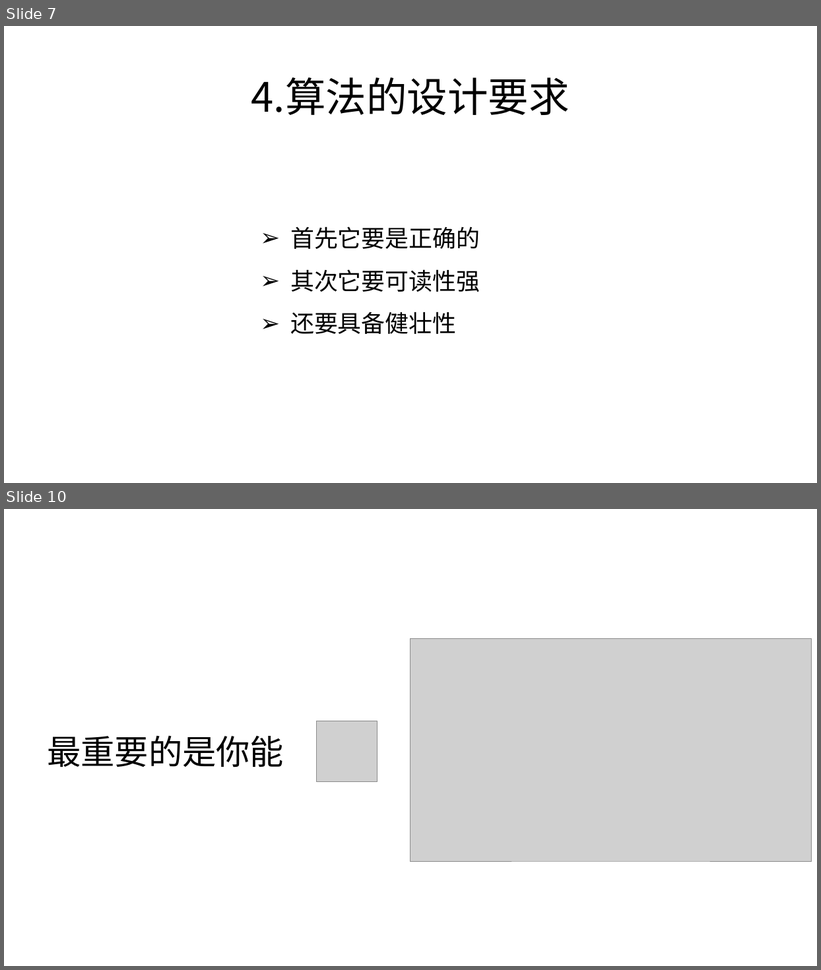
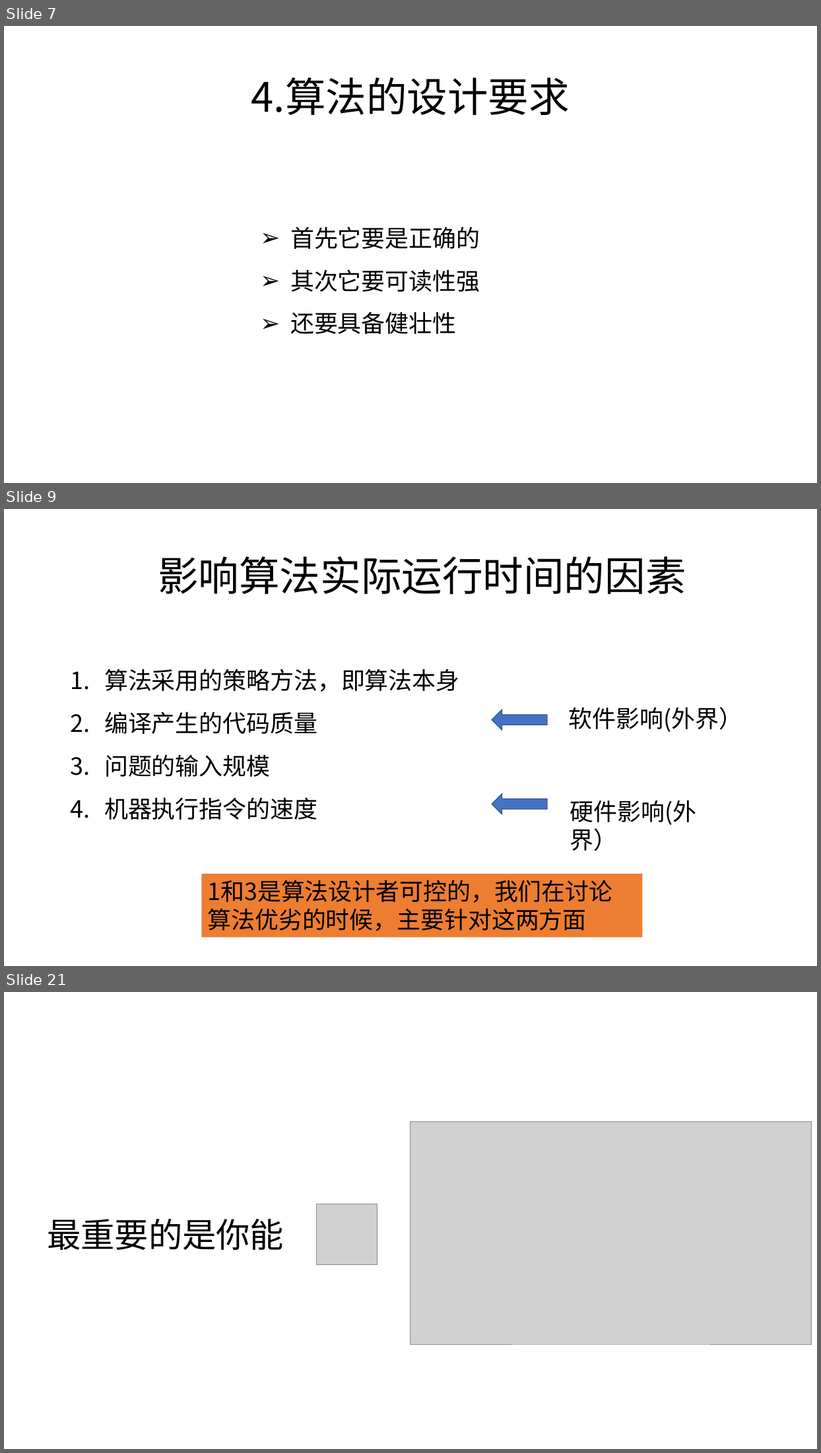
Before and after one commit to zjyesir/hmc_data_structure, a slide deck: 1.2算法.pptx. Shown one above the other, each under a label of ours: slides 7 and 10 before the commit, slides 7, 9 and 21 after it; the slides between them are not shown. The pictures are 821x970 and 821x1453 pixels, drawn with LibreOffice and Linux fonts; fonts in the diff are those of the drawing; grey boxes stand for pictures; background and template pictures are left out. Boxes give left, top, right and bottom in pixels: in the first picture for what was removed or moved away, otherwise in the second. Text is boxed around its words. In the diff, an @@ line names an element or a change of style, - is before the commit and + after.

```diff
--- a/1.2算法.pptx
+++ b/1.2算法.pptx
@@ slide 9 added at (4, 509, 817, 966), background picture (left out) @@
@@ text added at (158, 557, 686, 594), 48 pt, text #000000 @@
+影响算法实际运行时间的因素
@@ text added at (104, 669, 459, 820), 28 pt, text #000000 @@
+1. 算法采用的策略方法，即算法本身
+2. 编译产生的代码质量
+3. 问题的输入规模
+4. 机器执行指令的速度
@@ left arrow added at (492, 710, 547, 730), fill #4472C4, outline #325491 1 pt @@
@@ text added at (569, 707, 743, 732), 28 pt, text #000000 @@
+软件影响(外界）
@@ left arrow added at (492, 795, 547, 815), fill #4472C4, outline #325491 1 pt @@
@@ text added at (570, 800, 697, 852), 28 pt, text #000000 @@
+硬件影响(外界）
@@ rectangle added at (201, 875, 643, 938), fill #ED7D31, 28 pt, text #000000 @@
+1和3是算法设计者可控的，我们在讨论算法优劣的时候，主要针对这两方面
@@ what was slide 10 is now slide 21 @@
```
Also in this commit, not shown: 1 slide changed, 11 other slides added, 1 slide removed.
